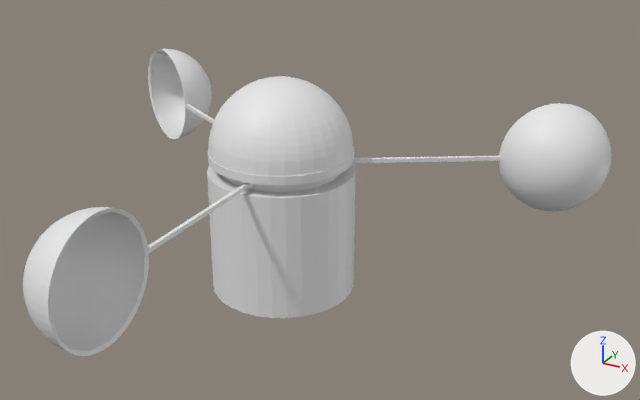
One commit to the glTF model public/models/Anemometer.glb: the scene before it, then after it.
The view is the same before and after, from a 50 mm camera at (5.84, -16.92, 40.98) aimed at (0.84, -7.84, 36.43). Every picture has the same lights, and +X, +Y and +Z are marked at lower right. Where no turn or scale is listed for an object, it has been applied to the vertices. Vertices at the same position are counted once.

Objects in the first picture: 'Anemometer', 'AnemometerAnimated'.
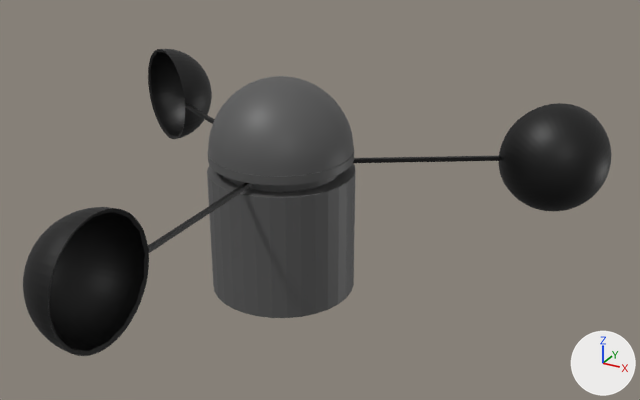
Location of each change, [x1, y1, x2, y2] in pixels of the pictures (640 x 400 px):
'AnemometerAnimated', recoloured (grey to black): [23, 49, 611, 356] in both
part 1 of me_circle_005, recoloured: [207, 76, 355, 318] in both

The change, as a list of edits to the scene's bpy script:
```text
Add mat_material_004:
    mat_material_004 = principled_material('Material.004')
    mat_material_004.base_color = (0.0, 0.0, 0.0)  # black #000000
Add mat_material:
    mat_material = principled_material('Material')
    mat_material.base_color = (0.0953, 0.0953, 0.0953)  # dark grey #575757
Change me_circle_005:
    where me_circle_005.from_pydata(...)  # 762 vertices, 1456 faces; spans x -1.0..1.0, y -1.0..1.0, z 0.0..2.98
    used by ob_anemometer; location = (0.0, -7.387, 34.809)
    me_circle_005 part 1: 1456 faces spanning x -1.0..1.0, y -1.0..1.0, z 0.0..2.98 switch from no material to mat_material (dark grey #575757)
Change me_sphere_001:
    where me_sphere_001.from_pydata(...)  # 7847 vertices, 15718 faces; spans x -3.96..3.9, y -4.47..2.49, z 1.07..2.59
    add me_sphere_001.materials.append(mat_material_004)  # black #000000
```
